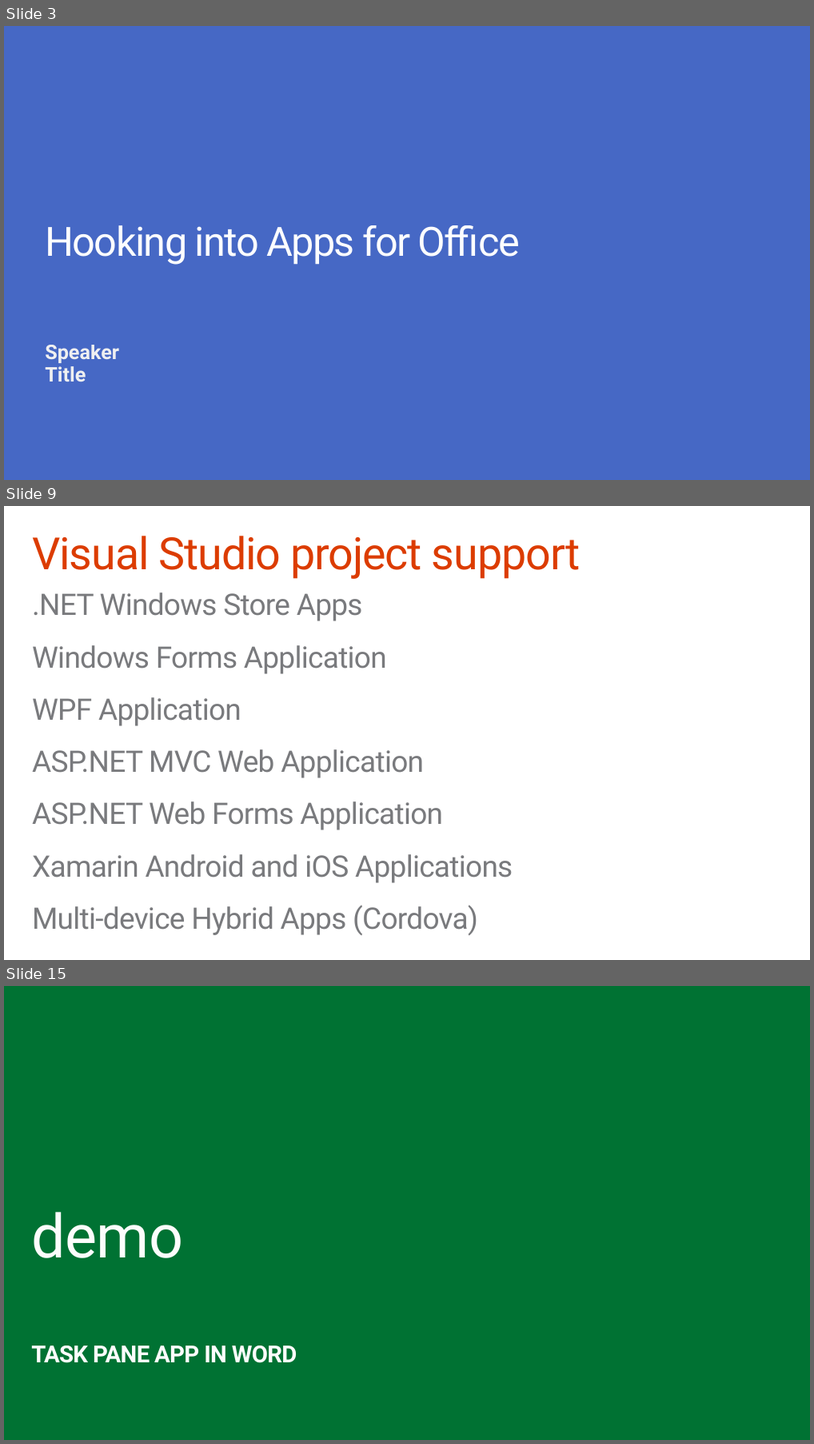
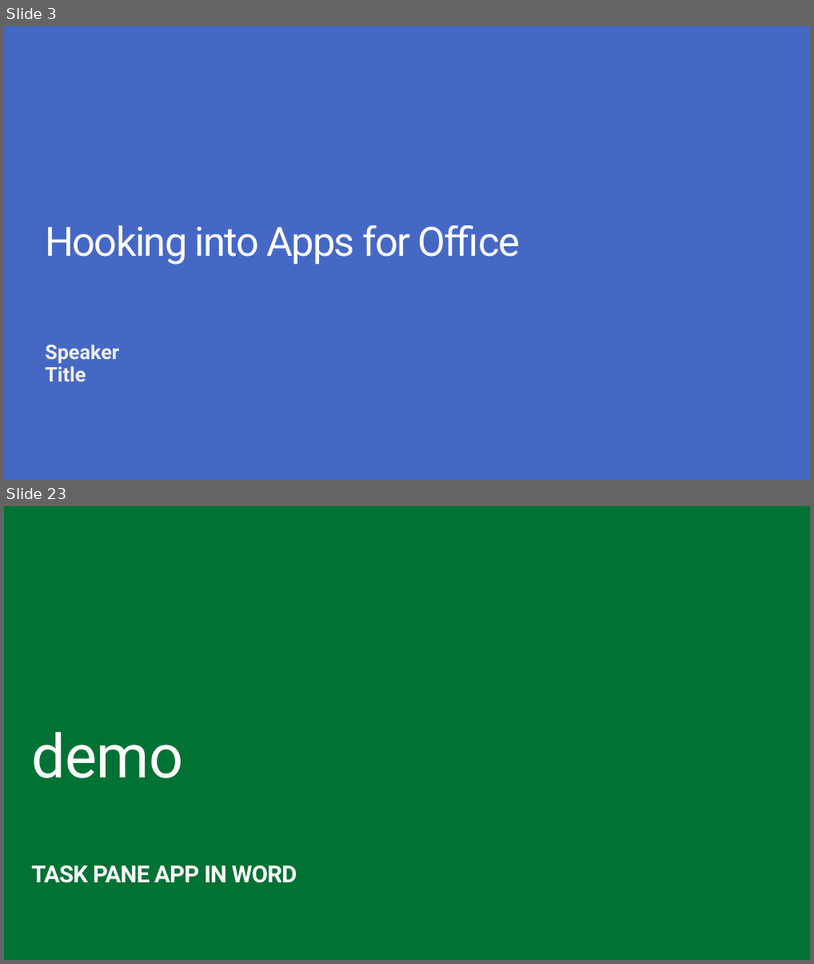
Before and after one commit to stinethebean/DevCampTraining, a slide deck: 05.Hook into Apps for Office/05.Hook into Apps for Office.pptx. Shown one above the other, each under a label of ours: slides 3, 9 and 15 before the commit, slides 3 and 23 after it; the slides between them are not shown. The pictures are 814x1444 and 814x964 pixels, drawn with LibreOffice and Linux fonts; fonts in the diff are those of the drawing; background and template pictures are left out. Boxes give left, top, right and bottom in pixels: in the first picture for what was removed or moved away, otherwise in the second. Text is boxed around its words. In the diff, an @@ line names an element or a change of style, - is before the commit and + after.

```diff
--- a/05.Hook into Apps for Office/05.Hook into Apps for Office.pptx
+++ b/05.Hook into Apps for Office/05.Hook into Apps for Office.pptx
@@ slide 9 removed at (4,506,810,960), background #FFFFFF @@
@@ title removed at (32,536,580,579) @@
-Visual Studio project support
@@ text removed at (32,592,513,935) @@
-.NET Windows Store Apps
-Windows Forms Application
-WPF Application
-ASP.NET MVC Web Application
-ASP.NET Web Forms Application
-Xamarin Android and iOS Applications
-Multi-device Hybrid Apps (Cordova)
@@ what was slide 15 is now slide 23 @@
```
Also in this commit, not shown: 3 slides changed, 22 slides added, 23 other slides removed, 1 other file.
